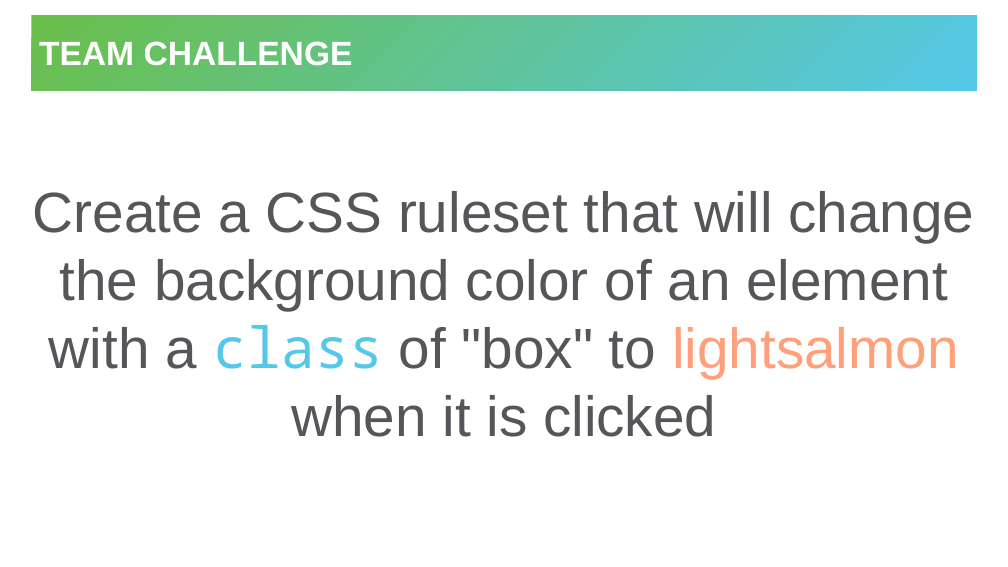
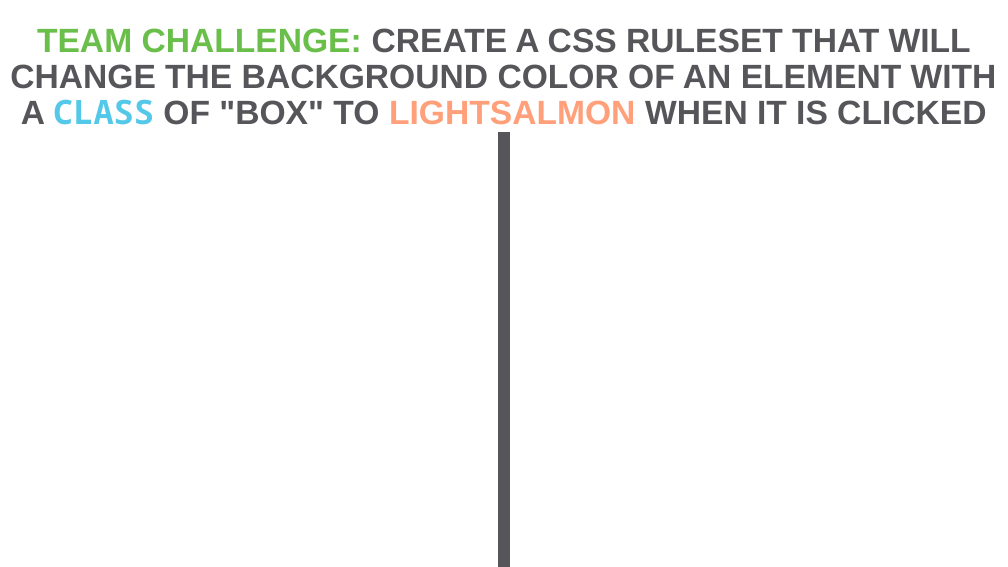
Before and after one commit to hytechclub/web-101, a slide deck: slide 21 of Week10/ReviewGame.pptx. Drawn at 1008x567 pixels with LibreOffice and Linux fonts; fonts in the diff are those of the drawing. Boxes give left, top, right and bottom in pixels: in the first picture for what was removed or moved away, otherwise in the second. Text is boxed around its words. In the diff, an @@ line names an element or a change of style, - is before the commit and + after.

```diff
--- a/Week10/ReviewGame.pptx
+++ b/Week10/ReviewGame.pptx
@@ title at (10, 28, 997, 125): text changed; size 54 to 32 pt; bold on @@
-Create a CSS ruleset that will change the background color of an element with a class of "box" to lightsalmon when it is clicked
+TEAM CHALLENGE: CREATE A CSS RULESET THAT WILL CHANGE THE BACKGROUND COLOR OF AN ELEMENT WITH A CLASS OF "BOX" TO LIGHTSALMON WHEN IT IS CLICKED
@@ title removed at (32, 15, 977, 91) @@
-TEAM CHALLENGE
@@ line added from (504, 132) to (504, 567), #56565A 11 pt @@
```
Also in this commit, not shown: 20 other slides changed.
